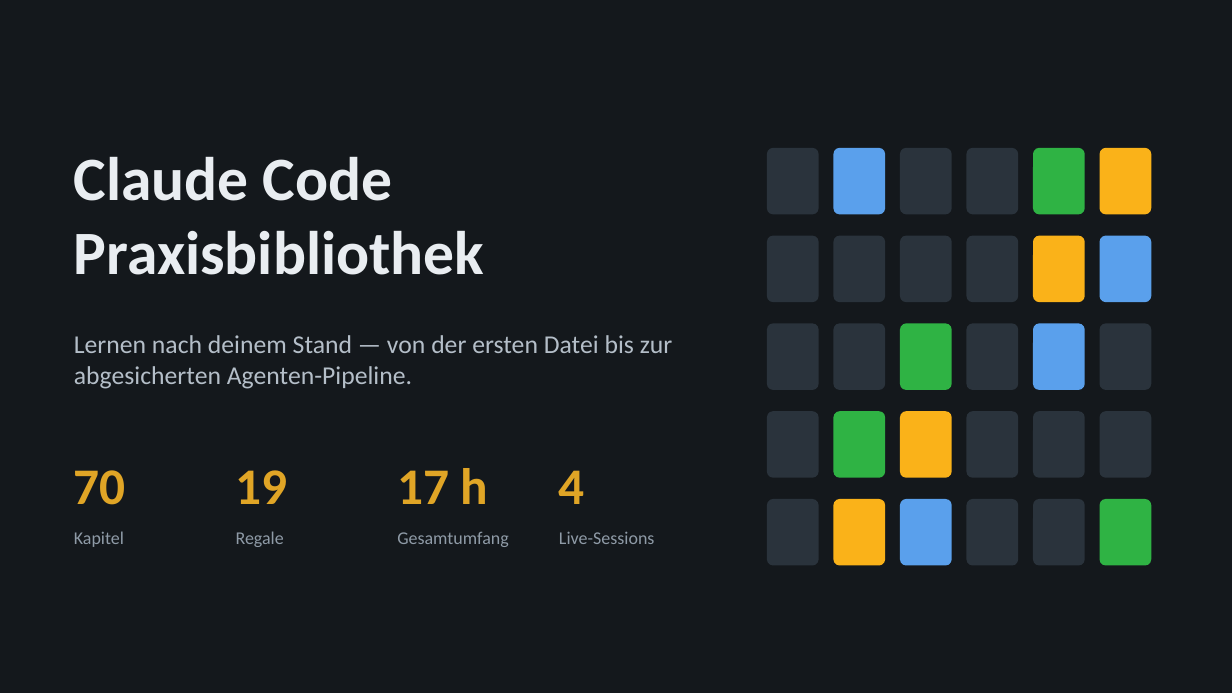
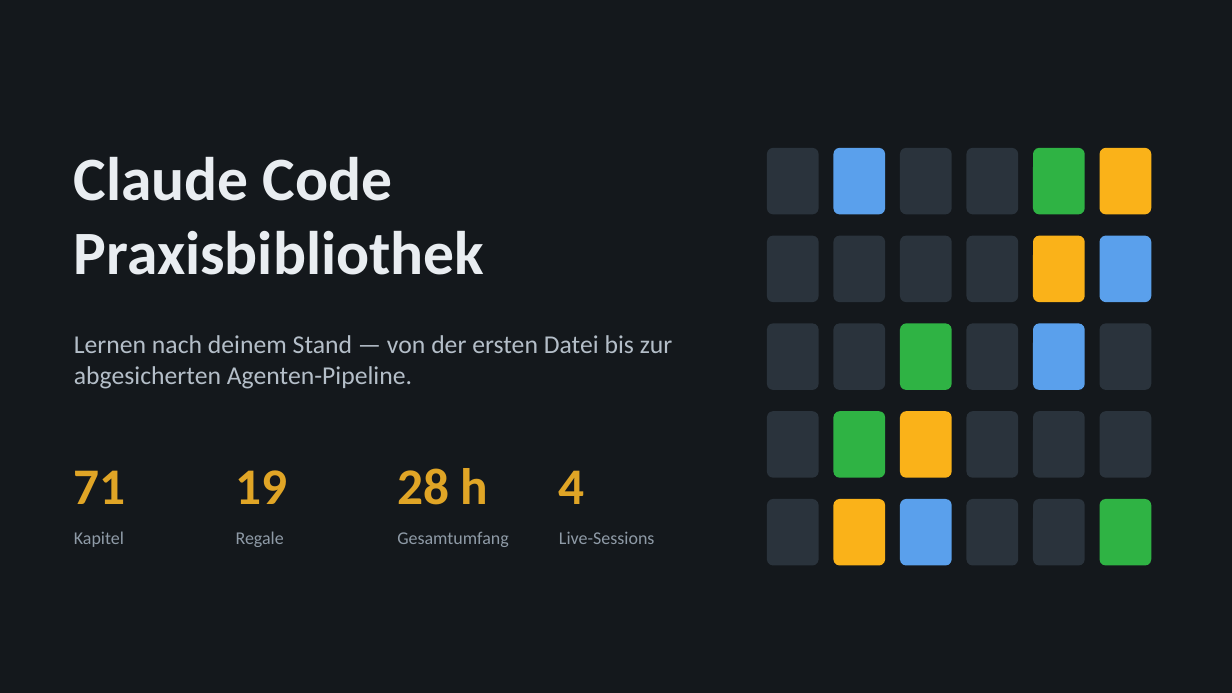
Before and after one commit to dynamic-dome/dynamic-workshop, a slide deck: slide 1 of resources/media/claude-code-praxisbibliothek.pptx. Drawn at 1232x693 pixels with LibreOffice and Linux fonts; fonts in the diff are those of the drawing. Boxes give left, top, right and bottom in pixels: in the first picture for what was removed or moved away, otherwise in the second. Text is boxed around its words. In the diff, an @@ line names an element or a change of style, - is before the commit and + after.

```diff
--- a/resources/media/claude-code-praxisbibliothek.pptx
+++ b/resources/media/claude-code-praxisbibliothek.pptx
@@ text at <box>74,470,126,504</box>: text changed @@
-70
+71
@@ text at <box>397,468,489,505</box>: text changed @@
-17 h
+28 h
```
Also in this commit, not shown: 6 other slides changed, 1 other file.
